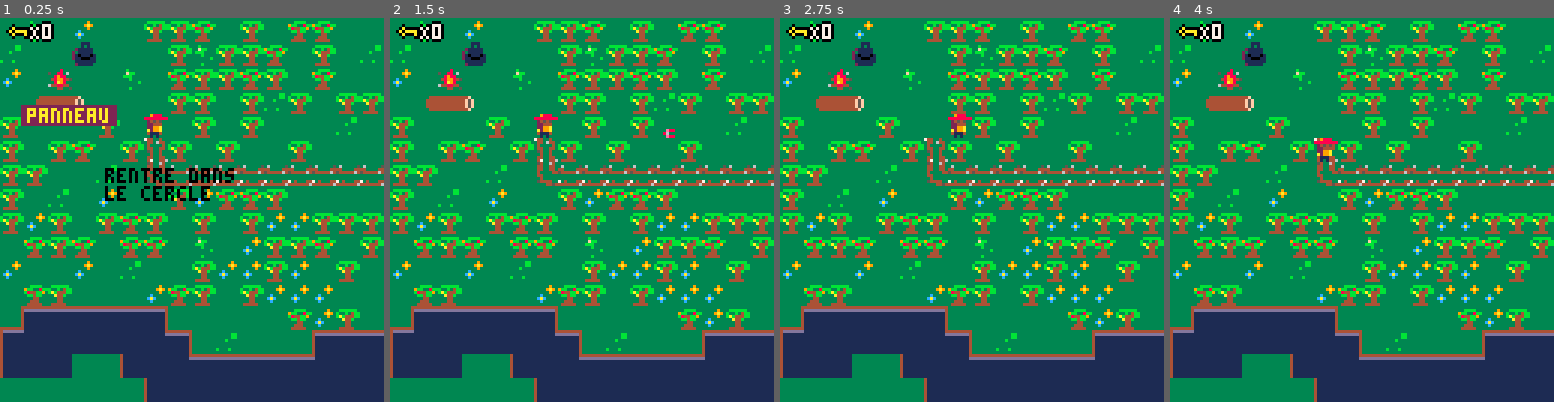
Above: before the commit, frames 1-4 (left to right).
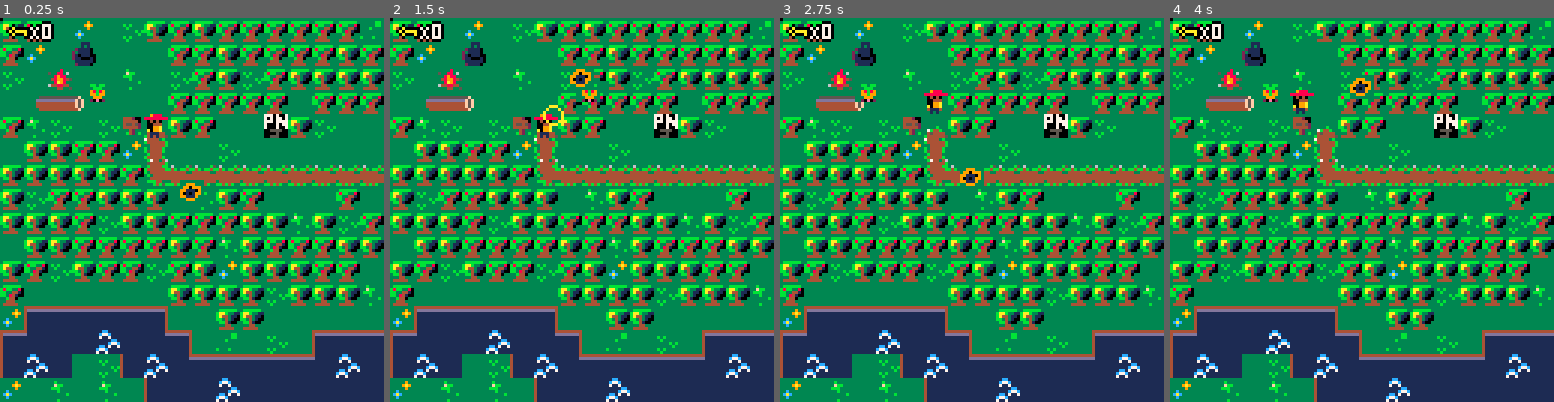
Above: after the commit, the same moments.

Repository: edwardrico/projet-collectif---pico8-les-mousquetaires
Game: PICO-8 cartridge mousquetaires.p8
Two runs of this game, one before a commit and one after it. Both use one fixed random seed, a clock stepped at 60 frames per second and the inputs below.
Inputs:
- Up to frame 1 (0.25 s): no input
- Up to frame 2 (1.5 s): tap X (X key) at 0.33, 1.07 s
- Up to frame 3 (2.75 s): hold Right 1.6-2.1 s; tap X (X key) at 1.85 s; hold Up 2.15-2.42 s; hold Right from 2.47 s (still down)
- Up to frame 4 (4 s): tap X (X key) at 2.97 s; release Right at 3.03 s; hold Left 3.08-3.58 s; hold Down 3.63-3.97 s

The runs differ from the first frame. In frame 1, 31% of the frame differs, in the area x 0-100%, y 0-100%; in frame 2, 30%; in frame 3, 30%; in frame 4, 30%.

Commit message:
tires_et_collisions

Diff:
--- a/mousquetaires.p8
+++ b/mousquetaires.p8
@@ -5,32 +5,40 @@
 
 function _init()
 	create_player()
+	bullets={}
+	enemies={}
+	explosions={}
+	spawn_zombie(20,20)
+	spawn_robot(60,60)
 	init_msg()
- bullets={}
 end
 
 function _update()
-	if #messages==0 then
+	if not  messages[1] then
 	player_mouvement()
-	update_bullets()
-
-	end
+		update_bullets()
+
+	end
+	update_zombie()
+	update_explosions()
+	update_robot()
 	new_camera()
 	update_msg()
 
 end
-
-
 
 function _draw()
 cls()
 	 draw_map()
   draw_player()
+ -- ennemis
+ 	draw_zombie()
+ 	draw_robot()
+ 	draw_explosions()
 
 		draw_ui()
 		draw_msg()
-  draw_bullets()
-
+	 draw_bullets()
 end
 -->8
 --map
@@ -39,6 +47,8 @@
 	map (0,0,0,0,128,64)
 
 end
+
+--check collision
 
 function check_flag(flag,x,y)
 	local sprite=mget(x,y)
@@ -46,16 +56,21 @@
 end
 
 -- sprite switch pour la cle
+
 function next_tile(x,y)
 	local sprite=mget(x,y)
 	mset(x,y,sprite+1)
 end
+
+--ramasser cle
 
 function pick_up_key(x,y)
 	next_tile(x,y)
 	p.keys+=1
 	sfx(1)
 end
+
+--ouvrir porte
 
 function open_door(x,y)
 	next_tile(x,y)
@@ -82,14 +97,15 @@
 
 	interact(newx,newy)
 
+	--collision obstacles
 
  if not check_flag(0,newx,newy)
 then  p.x=mid(0,newx,127)
       p.y=mid(0,newy,63)
-
-
-end
-end
+ end
+end
+
+--ramassage de cle
 
 function interact(x,y)
 	if check_flag(1,x,y) then
@@ -100,10 +116,14 @@
 	end
 end
 
+--sprite joueur
+
 function draw_player()
+	palt(15, true)
+	palt(0, false)
 	spr(p.sprite,p.x*8,p.y*8)
-end
-
+
+end
 -->8
 --camera
 
@@ -113,6 +133,7 @@
 	camera(camx*8,camy*8)
 end
 
+--camera section
 
 function new_camera()
  camx=flr(p.x/16)*16
@@ -122,6 +143,7 @@
 -->8
 -- user interface
 
+--nombres de cle ui
 function draw_ui()
 	camera()
 	palt(0,false)
@@ -131,6 +153,8 @@
 	print_outline("X"..p.keys,10,2)
 end
 
+--surbrillance noir cle
+
 function print_outline(text,x,y)
 	print(text,x-1,y,0)
 	print(text,x+1,y,0)
@@ -143,19 +167,26 @@
 
 function init_msg()
 	messages={}
-	create_msg("panneau","rentre dans\nle cercle")
-end
+	create_msg()
+	create_msg()
+end
+
+--boite de dialogue
 
 function create_msg(name,...)
 	msg_title=name
 	messages={...}
 end
 
+--bouton message suivant
+
 function update_msg()
 	if btnp(❎) then
 		deli(messages,1)
 	end
 end
+
+--emplacement boite de dialogue
 
 function draw_msg()
 	if messages[1] then
@@ -170,6 +201,114 @@
 		print(messages[1],35,50,0)
 	end
 end
+-->8
+-- zombie
+
+
+function spawn_zombie(a,b)
+	zombie={
+	x=a,
+	y=b,
+	life=5,
+	direction="droite",
+	type="zombie"
+	}
+	add(enemies,zombie)
+end
+
+
+
+function update_zombie()
+
+	for e in all(enemies) do
+	if e.type=="zombie" then
+		if e.direction=="droite" then
+			e.x+=1
+		else
+			e.x-=1
+		end
+		if e.x>=64 and e.direction=="droite" then
+			e.direction="gauche"
+		end
+		if e.x<=8 and e.direction=="gauche" then
+			e.direction="droite"
+		end
+			--collision
+		for b in all(bullets)do
+		if collision(e,b)then
+
+		create_explosion(b.x,b.y)
+		del(bullets,b)
+		e.life-=1
+		if e.life==0 then
+		del(enemies,e)
+		end
+	end
+	end
+end
+end
+end
+
+function draw_zombie()
+	for e in all(enemies) do
+		if e.type=="zombie" then
+			spr(112,e.x,e.y)
+		end
+
+	end
+end
+-->8
+-- robot
+
+function spawn_robot(a,b)
+	robot={
+	x=a,
+	y=b,
+	life=5,
+	direction="haut",
+	type="robot"
+	}
+	add(enemies,robot)
+end
+
+
+function update_robot()
+	for e in all(enemies) do
+	if e.type=="robot" then
+		if e.direction=="haut" then
+			e.y+=1
+		else
+			e.y-=1
+		end
+		if e.y>=50 and e.direction=="haut" then
+			e.direction="bas"
+		end
+		if e.y<=15 and e.direction=="bas" then
+			e.direction="haut"
+			end
+				--collision
+		for b in all(bullets)do
+		if collision(e,b)then
+
+		create_explosion(b.x,b.y)
+		del(bullets,b)
+		e.life-=1
+		if e.life==0 then
+		del(enemies,e)
+		end
+		end
+	end
+	end
+end
+end
+function draw_robot()
+	for e in all(enemies) do
+		if e.type=="robot" then
+			spr(113,e.x,e.y)
+		end
+	end
+end
+
 -->8
 --bullets
 
@@ -186,6 +325,9 @@
 function update_bullets()
 for b in all(bullets) do
 b.x+=b.speed
+if b.x<-8 then
+del(bullets,b)
+end
 
 end
 end
@@ -193,9 +335,55 @@
 function draw_bullets()
 		--bullets
 	for b in all(bullets) do
-spr(54,b.x,b.y)
-end
-end
+spr(59,b.x,b.y)
+end
+end
+-->8
+--collision_ennemi
+
+function collision(a,b)
+return not	(a.x>b.x+8
+											or a.y>b.y+8
+											or a.x+8<b.x
+											or a.y+8<b.y)
+
+	end
+
+--expolsions
+
+function create_explosion(x,y)
+ sfx(3)
+add(explosions,{x=x,
+               y=y,
+               timer=0})
+ end
+
+ function update_explosions()
+ for e in all(explosions)do
+ e.timer+=1
+ if e.timer==13 then
+ del(explosions,e)
+ end
+ end
+ end
+
+ function draw_explosions()
+ circ(x,y,rayon,couleur)
+
+ for e in all(explosions) do
+ circ(e.x,e.y,e.timer/3,
+      8+e.timer%3)
+ end
+ end
+…(9 lines of a section not shown)…
 
 
 
@@ -384,42 +572,42 @@
 
 
 __gff__
-0000000100010101010101000101010001010000000000000000000000000001000001010000010000000000000000000000000000000000000000000000000002000500000000000000000000000000000000000000000000000000000000000101000000000000000000000000000000000000000000000000000000000000
+0000000100010101010101000101010001000000000000000000000000000001000001010000010000000000000000000001010000010100000000000000000002000500000200000000000000000000000000000000000000000000000000000101010000000000000000000000000000000000000000000000000000000000
 0000000000000000000000000000000000000000000000000000000000000000000000000000000000000000000000000000000000000000000000000000000000000000000000000000000000000000000000000000000000000000000000000000000000000000000000000000000000000000000000000000000000000000
 __map__
-011c0104010103031f0103011f1f0101011f1e011f1f0101011f01011f011f2a212524242125242424212421212425212121212121212121212121212121212101010101010101010101010101010101010101010101010101010101010101010101010101010101010101010101010101010101010101010101010101010101
-1e010120010101031c03031f0103011e1f0103031f0103011f010101011f1f1f282524212224242424242521252125242121212121212121212121212121212101010101010101010101010101010101010101010101010101010101010101010101010101010101010101010101010101010101010101010101010101010101
-04011001011c011f03031f03011f01010301031f0303011c010101011f1f1f012a2924212121212321212426252125212424212121212121212121212121212101010101010101010101010101010101010101010101010101010101010101010101010101010101010101010101010101010101010101010101010101010101
-01131112010101030301031e030103031f030101010101010101010101011f01012821212424212121222124252625242121212121212121212121212121212101010101010101010101010101010101010101010101010101010101010101010101010101010101010101010101010101010101010101010101010101010101
-03010101030101010301030101011e01010101011e010101011e01011f011f01012823212125212121212126212124212121212121212121212121212121212101010101010101010101010101010101010101010101010101010101010101010101010101010101010101010101010101010101010101010101010101010101
-0301031f0103140301030101030101010118161616161901010101011c011b1f012821212421212626212525252125242121212121212121212121212121212101010101010101010101010101010101010101010101010101010101010101010101010101010101010101010101010101010101010101010101010101010101
-030301011e011516161616161616161616170101010114010101010101011f01012a29252422212426242525242424242121212121212121212121212121212101010101010101010101010101010101010101010101010101010101010101010101010101010101010101010101010101010101010101010101010101010101
-03011e0104010103041f1f03010101010301010109051d0505060101011f0101010128252424242524242123212121212121212121212121212121212121212101010101010101010101010101010101010101010101010101010101010101010101010101010101010101010101010101010101010101010101010101010101
-03040301031f03010301030404030303010303090e080f0808080d0101011f01010128212426212425252125212125212121212121212121212121212121212101010101010101010101010101010101010101010101010101010101010101010101010101010101010101010101010101010101010101010101010101010101
-011f031f011f1f011c010403031f0103031f090e080101010808080d0101011f010128212121212121212121212121212121212121212121212121212121212101010101010101010101010101010101010101010101010101010101010101010101010101010101010101010101010101010101010101010101010101010101
-04010104011e0101030404030401030109050e0d010101010108080808421f1f010128212121252121212121212121212121212121212121212121212121212101010101010101010101010101010101010101010101010101010101010101010101010101010101010101010101010101010101010101010101010101010101
-011f03010101041f03010304040401010a080d01010140010108080808011f01012b21212121212525252521212525252121212121212121212121212121212101010101010101010101010101010101010101010101010101010101010101010101010101010101010101010101010101010101010101010101010101010101
-0b05050505050601010101011f0403010a080d0101010101010808080801011f012821212424212121252521212121212121212121212121212121212121212101010101010101010101010101010101010101010101010101010101010101010101010101010101010101010101010101010101010101010101010101010101
-0c08080808080706011e0101010905050e08080d010101010808080d0101011f2b2521242421242121212121212121212121212121212121212121212121212101010101010101010101010101010101010101010101010101010101010101010101010101010101010101010101010101010101010101010101010101010101
-0a080801010a080705050505050e080808080808080808080808080d01011f1f282125212521212121212121212121212121212121212121212121212121212101010101010101010101010101010101010101010101010101010101010101010101010101010101010101010101010101010101010101010101010101010101
-0101010101010a0808080808080808080d0404010808080d0101010101010101282121212121212121212121212121212121212121212121212121212121212101010101010101010101010101010101010101010101010101010101010101010101010101010101010101010101010101010101010101010101010101010101
-0101010101010101010101010101010101010101010101010101010101010101282124212421212121212121212121212121212121212121212121212121212101010101010101010101010101010101010101010101010101010101010101010101010101010101010101010101010101010101010101010101010101010101
-01010101010101010101010101010101010101010101010101010101010101012a2921212124212421252521212121212121212121212121212121212121212101010101010101010101010101010101010101010101010101010101010101010101010101010101010101010101010101010101010101010101010101010101
-0101010101010101010101010101010101010101010101010101010101010101012821252521212525212121252121212121212121212121212121212121212101010101010101010101010101010101010101010101010101010101010101010101010101010101010101010101010101010101010101010101010101010101
-0101010101010101010101010101010101010101010101010101010101010101012821212525212521212121212121212121212121212121212121212121212101010101010101010101010101010101010101010101010101010101010101010101010101010101010101010101010101010101010101010101010101010101
-0101010101010101010101010101010101010101010101010101010101010101012a29212121212121212121212121212121212121212121212121212121212101010101010101010101010101010101010101010101010101010101010101010101010101010101010101010101010101010101010101010101010101010101
-0101010101010101010101010101010101010101010101010101010101010101010128213521212121212121212121212121212121212121212121212121212101010101010101010101010101010101010101010101010101010101010101010101010101010101010101010101010101010101010101010101010101010101
-0101010101010101010101010101010101010101010101010101010101010101010128212121212121352121212135212121212121212121212121212121212101010101010101010101010101010101010101010101010101010101010101010101010101010101010101010101010101010101010101010101010101010101
-0101010101010101010101010101010101010101010101010101010101010101010128212121213221212121212121212121212121212121212121212121212101010101010101010101010101010101010101010101010101010101010101010101010101010101010101010101010101010101010101010101010101010101
-010101010101010101010101010101010101010101010101010101010101010101012a292132212121322132213521212121212121212121212121212121212101010101010101010101010101010101010101010101010101010101010101010101010101010101010101010101010101010101010101010101010101010101
-0101010101010101010101010101010101010101010101010101010101010101010101282c2c2c2c21212121212121212121212121212121212121212121212101010101010101010101010101010101010101010101010101010101010101010101010101010101010101010101010101010101010101010101010101010101
-0101010101010101010101010101010101010101010101010101010101010101010101282121212121212135212121212121212121212121212121212121212101010101010101010101010101010101010101010101010101010101010101010101010101010101010101010101010101010101010101010101010101010101
-010101010101010101010101010101010101010101010101010101010101010101012b212121212135212121212121212121212121212121212121212121212101010101010101010101010101010101010101010101010101010101010101010101010101010101010101010101010101010101010101010101010101010101
-0101010101010101010101010101010101010101010101010101010101010101010128212121212121212121212121212121212121212121212121212121212101010101010101010101010101010101010101010101010101010101010101010101010101010101010101010101010101010101010101010101010101010101
-0101010101010101010101010101010101010101010101010101010101010101010128212121212121212121212121212121212121212121212121212121212101010101010101010101010101010101010101010101010101010101010101010101010101010101010101010101010101010101010101010101010101010101
-0101010101010101010101010101010101010101010101010101010101010101012b21212121212121212121212121212121212121212121212121212121212101010101010101010101010101010101010101010101010101010101010101010101010101010101010101010101010101010101010101010101010101010101
-0101010101010101010101010101010101010101010101010101010101010101012821212121212121212121212121212121212121212121212121212121212101010101010101010101010101010101010101010101010101010101010101010101010101010101010101010101010101010101010101010101010101010101
-…(4 lines of a section not shown)…
+031f0104011b031f031f1f1f1f1f1f1e1f1f1f1f1f1f1f1f0103030101401f01282524242125242424212421212425212121212121212121212121212121212101010101010101010101010101010101010101010101010101010101010101010101010101010101010101010101010101010101010101010101010101010101
+1f0401200101011f1f031f1f1f1f031f1f1f1f1f031f1f0303030101011f1f1f282524212224242424242521252125242121212121212121212121212121212101010101010101010101010101010101010101010101010101010101010101010101010101010101010101010101010101010101010101010101010101010101
+1b011001011c011b1f031b1f030303031f030303031f1f0303030101031f03012a2924212121212321212426252125212424212121212121212121212121212101010101010101010101010101010101010101010101010101010101010101010101010101010101010101010101010101010101010101010101010101010101
+011311120101011f1f1f1f1f011f1f1f1c1f0401010301010301010303030303012821212424212121222124252625242121212121212121212121212121212101010101010101010101010101010101010101010101010101010101010101010101010101010101010101010101010101010101010101010101010101010101
+1f1c1b011b611a031f010144031b0101010101011e010101011e010303011f03012823212125212121212126212124212121212121212121212121212121212101010101010101010101010101010101010101010101010101010101010101010101010101010101010101010101010101010101010101010101010101010101
+0103031f1f041401011b0101010101010118161616161901010101011c1f1f1f012821212421212626212525252125242121212121212121212121212121212101010101010101010101010101010101010101010101010101010101010101010101010101010101010101010101010101010101010101010101010101010101
+03030303031f1516161616161616161616170101313142313101010401030303042a29252422212426242525242424242121212121212121212121212121212101010101010101010101010101010101010101010101010101010101010101010101010101010101010101010101010101010101010101010101010101010101
+031b1f1f030303011c031f0101011f011f03030109051d0505060101011f0303010128252424242524242123212121212121212121212121212121212121212101010101010101010101010101010101010101010101010101010101010101010101010101010101010101010101010101010101010101010101010101010101
+0303031f1b03031f1f1f03031c031b1f1f1f1b090e080f0808390d011c1f0303030328212426212425252125212125212121212121212121212121212121212101010101010101010101010101010101010101010101010101010101010101010101010101010101010101010101010101010101010101010101010101010101
+0103031f1f1f1f031f1c031f1f1f03030101090e0801011c0808390d011f011f1f0328212121212121212121212121212121212121212121212121212121212101010101010101010101010101010101010101010101010101010101010101010101010101010101010101010101010101010101010101010101010101010101
+031f1b031f1f1b1f03040303031f1f0109050e0d1e01010104080808081f1f03030328212121252121212121212121212121212121212121212121212121212101010101010101010101010101010101010101010101010101010101010101010101010101010101010101010101010101010101010101010101010101010101
+1f010101010101030303031b0303031c0a390d01010161011b080839081f0303042b21212121212525252521212525252121212121212121212121212121212101010101010101010101010101010101010101010101010101010101010101010101010101010101010101010101010101010101010101010101010101010101
+040905050505060101030301010101010a080d1c0401010101390808081c1f1f012821212424212121252521212121212121212121212121212121212121212101010101010101010101010101010101010101010101010101010101010101010101010101010101010101010101010101010101010101010101010101010101
+090e080839080706011e011b010905050e08390d0101011e0808080d1f1f01032b2521242421242121212121212121212121212121212121212121212121212101010101010101010101010101010101010101010101010101010101010101010101010101010101010101010101010101010101010101010101010101010101
+0a3908011b0a390705050505050e390808080808080f08080808080d1f011f03282125212521212121212121212121212121212121212121212121212121212101010101010101010101010101010101010101010101010101010101010101010101010101010101010101010101010101010101010101010101010101010101
+04011c011c010a0808390808080808080d040401390f080d1e03011f03031f1c282121212121212121212121212121212121212121212121212121212121212101010101010101010101010101010101010101010101010101010101010101010101010101010101010101010101010101010101010101010101010101010101
+011b0101041e010101010101010101031f1f1f1e1b01011c0101041f03030101282124212421212121212121212121212121212121212121212121212121212101010101010101010101010101010101010101010101010101010101010101010101010101010101010101010101010101010101010101010101010101010101
+01010101313131313131313131313101010303031e011b01031f030303031f1f2a2921212124212421252521212121212121212121212121212121212121212101010101010101010101010101010101010101010101010101010101010101010101010101010101010101010101010101010101010101010101010101010101
+3131313131313434343434343431313131313131310131313101031f1f031f03012821252521212525212121252121212121212121212121212121212121212101010101010101010101010101010101010101010101010101010101010101010101010101010101010101010101010101010101010101010101010101010101
+313134343436345234523452343431313434313134343434311b041f1f1f1f1c1f2821212525212521212121212121212121212121212121212121212121212101010101010101010101010101010101010101010101010101010101010101010101010101010101010101010101010101010101010101010101010101010101
+313134443436343434343434343431343434343134513434311b01011c011f031f2a29212121212121212121212121212121212121212121212121212121212101010101010101010101010101010101010101010101010101010101010101010101010101010101010101010101010101010101010101010101010101010101
+3131343434343a37373737373737373737623442343434343101010401520140030128213521212121212121212121212121212121212121212121212121212101010101010101010101010101010101010101010101010101010101010101010101010101010101010101010101010101010101010101010101010101010101
+313134343436343434343434343431343434343134343434341e010101010303030328212121212121352121212135212121212121212121212121212121212101010101010101010101010101010101010101010101010101010101010101010101010101010101010101010101010101010101010101010101010101010101
+314534343436343434343434343431313434313134343434311b1c011b011e03010328212121213221212121212121212121212121212121212121212121212101010101010101010101010101010101010101010101010101010101010101010101010101010101010101010101010101010101010101010101010101010101
+3131314231313434343434343431313131313131313131313131313131313131313131292132212121322132213521212121212121212121212121212121212101010101010101010101010101010101010101010101010101010101010101010101010101010101010101010101010101010101010101010101010101010101
+31313434343131313131313131313101011c0101011b01010101010401010118161616282c2c2c2c21212121212121212121212121212121212121212121212101010101010101010101010101010101010101010101010101010101010101010101010101010101010101010101010101010101010101010101010101010101
+3134343434343101010101011b010401011b01131112010104011c01011c0114010161282121212121212135212121212121212121212121212121212121212101010101010101010101010101010101010101010101010101010101010101010101010101010101010101010101010101010101010101010101010101010101
+313434343434310101010101010101010101600101011b1b0101010101010114010103212121212135212121212121212121212121212121212121212121212101010101010101010101010101010101010101010101010101010101010101010101010101010101010101010101010101010101010101010101010101010101
+313434343434341616161616161616161601011b100161010116161616161617010328212121212121212121212121212121212121212121212121212121212101010101010101010101010101010101010101010101010101010101010101010101010101010101010101010101010101010101010101010101010101010101
+313434343434310101010101010101011b010101010101010101010101011f031f0328212121212121212121212121212121212121212121212121212121212101010101010101010101010101010101010101010101010101010101010101010101010101010101010101010101010101010101010101010101010101010101
+313134343431310101010101011c010101010113111201010101011f1f031f031f2b21212121212121212121212121212121212121212121212121212121212101010101010101010101010101010101010101010101010101010101010101010101010101010101010101010101010101010101010101010101010101010101
+313131313131310101011b010101010101011c0101010101010403031f030103032821212121212121212121212121212121212121212121212121212121212101010101010101010101010101010101010101010101010101010101010101010101010101010101010101010101010101010101010101010101010101010101
+…(4 lines of a section not shown)…
Not shown, changed: 67 lines of the sprite sheet (__gfx__) section of mousquetaires.p8
Not shown, changed: the sound effects (__sfx__) section of mousquetaires.p8
